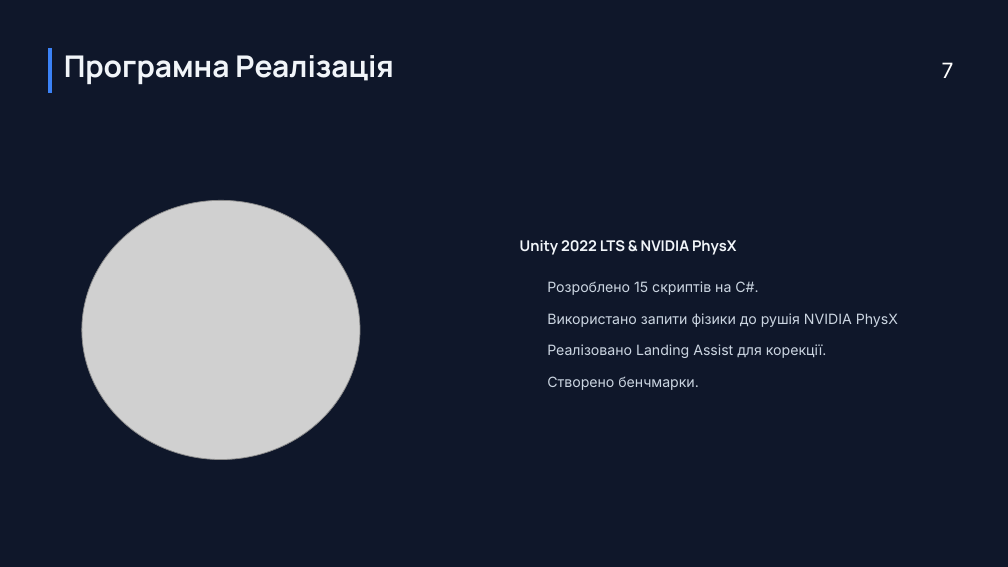
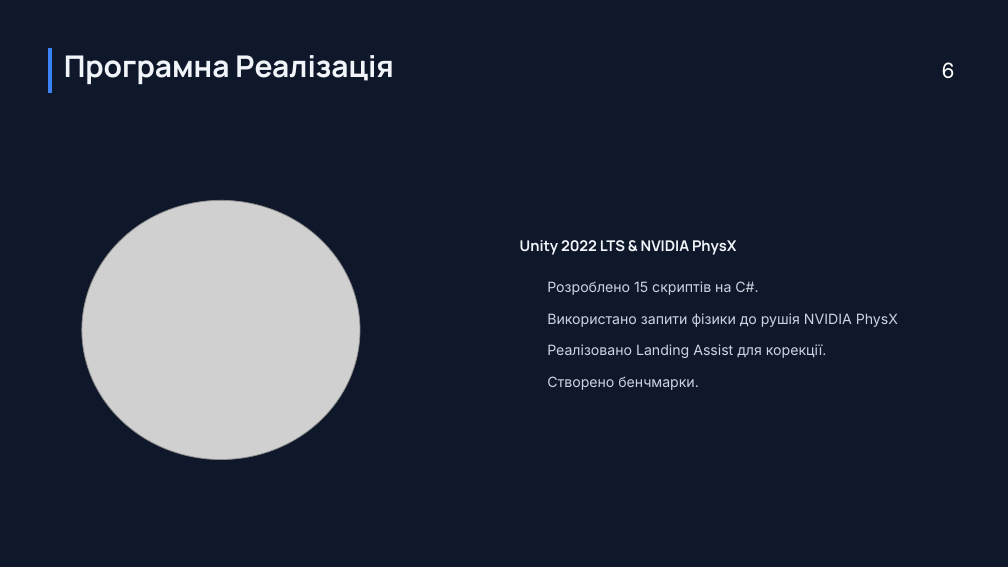
Before and after one commit to AleK259/Pravosud_NPCNav, a slide deck: slide 6 of 2026_М_ПІ_ІПЗм_24_3_Правосуд_О_О.pptx (slide 7 before the commit). Drawn at 1008x567 pixels with LibreOffice and Linux fonts; fonts in the diff are those of the drawing; grey boxes stand for pictures; background and template pictures are left out. Boxes give left, top, right and bottom in pixels: in the first picture for what was removed or moved away, otherwise in the second. Text is boxed around its words. In the diff, an @@ line names an element or a change of style, - is before the commit and + after.

```diff
--- a/2026_М_ПІ_ІПЗм_24_3_Правосуд_О_О.pptx
+++ b/2026_М_ПІ_ІПЗм_24_3_Правосуд_О_О.pptx
@@ text at <box>942,62,955,78</box>: text changed @@
-7
+6
```
Also in this commit, not shown: 6 other slides changed.
